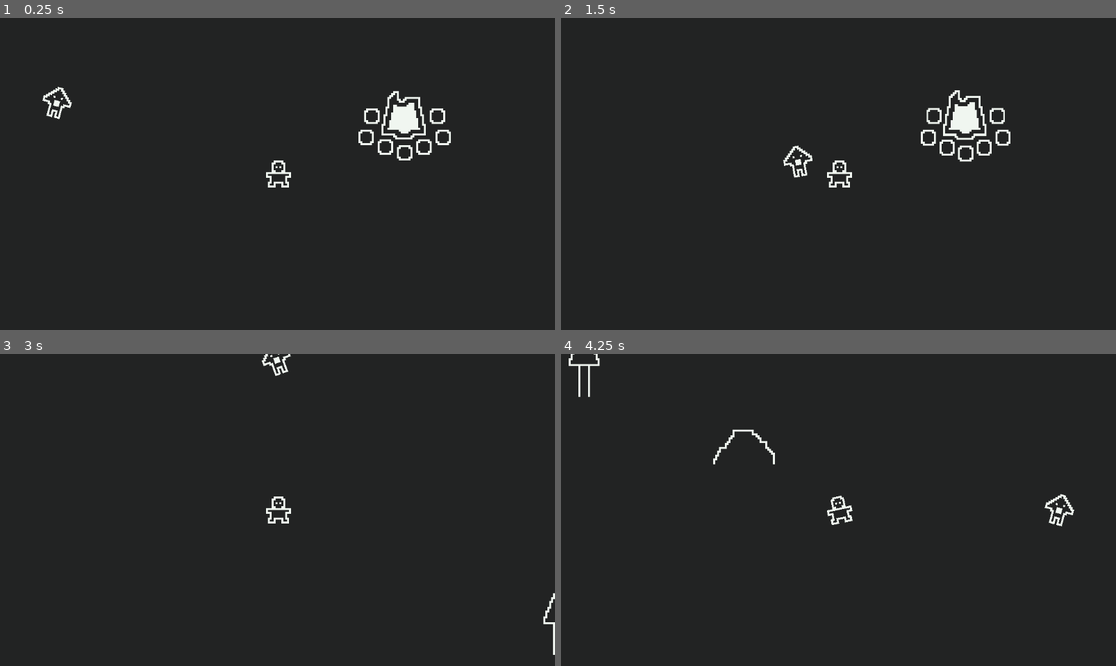
Above: before the commit, frames 1-4 (two rows, left to right).
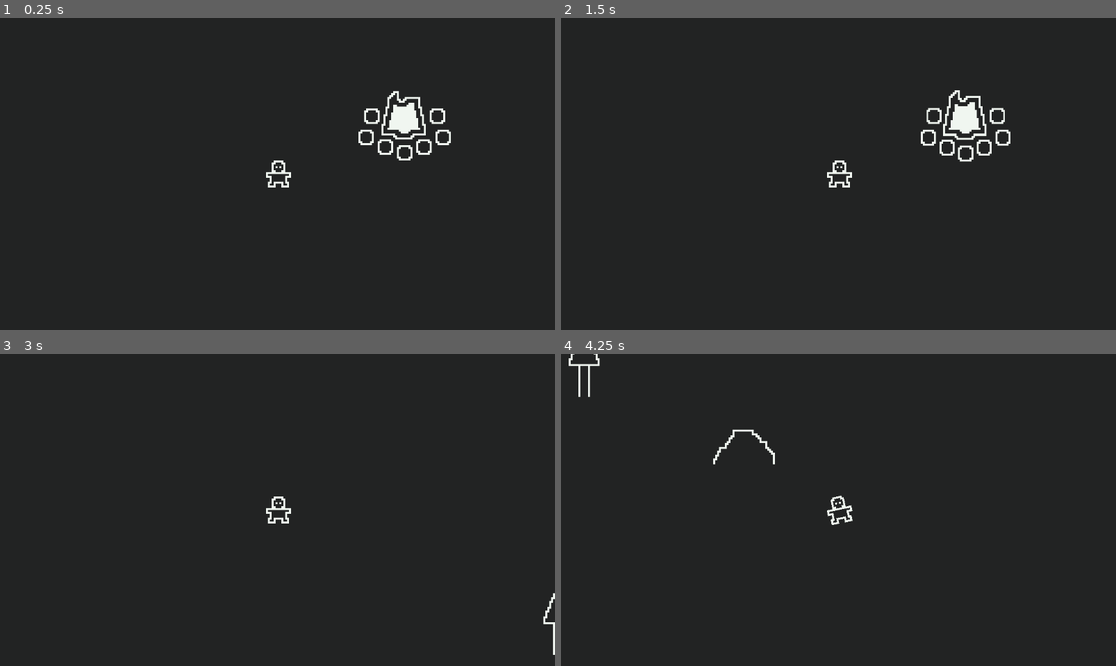
Above: after the commit, the same moments.

Repository: ArthurNaue/survival
Game: Godot game, scene res://scenes/world/root/world.tscn
Same seed, same stepped clock (60 frames per second), same inputs: the game is played once before the commit and once after it.
Inputs (mouse positions are in pixels of both pictures, inside the frame that each line leads up to):
- Up to frame 1 (0.25 s): no input
- Up to frame 2 (1.5 s): move the mouse to (960, 158) at 0.52 s; tap E (E) at 0.6 s; tap R (R) at 0.8, 1.35 s; move the mouse to (727, 189) at 1.27 s
- Up to frame 3 (3 s): tap S (S) at 1.55 s; move the mouse to (333, 441) at 2.02 s; hold S (S) 2.03-2.78 s; tap W (W) at 2.3, 2.85 s; move the mouse to (249, 572) at 2.77 s
- Up to frame 4 (4.25 s): tap E (E) at 3.05 s; tap Enter at 3.5 s; move the mouse to (1005, 556) at 3.52 s; hold A (A) from 3.53 s (still down); tap R (R) at 3.8 s

The runs differ from the first frame. In frame 1, 0.2% of the frame differs, in the area x 7-14%, y 22-33%; in frame 2, 0.2%; in frame 3, 0.1%; in frame 4, 0.2%, in the area x 87-93%, y 44-56%.

Commit message:
fiz o inmigo spawnar por codigo

Diff:
--- a/scenes/world/root/world.tscn
+++ b/scenes/world/root/world.tscn
@@ -6,7 +6,6 @@
 [ext_resource type="Texture2D" uid="uid://cy2kk2fomrxuf" path="res://assets/images/tilemap/root/forest.png" id="3_2353t"]
 [ext_resource type="Shader" path="res://assets/shaders/adaptColorPallete/root/adaptColorPalleteShader.gdshader" id="5_0qmt5"]
 [ext_resource type="Texture2D" uid="uid://df6jn1bi6bye" path="res://assets/images/pallete/root/gameColorPallete.png" id="6_qahwo"]
-[ext_resource type="PackedScene" uid="uid://t51b3ms8d6y2" path="res://scenes/entities/enemies/enemyModel/root/enemyModel.tscn" id="7_inyrw"]
 
 [sub_resource type="ShaderMaterial" id="ShaderMaterial_ad4y0"]
 shader = ExtResource("5_0qmt5")
@@ -77,9 +76,6 @@
 [node name="player" parent="navRegion/entities" instance=ExtResource("1_orl44")]
 position = Vector2(416, 494)
 
-[node name="enemyModel" parent="navRegion/entities" instance=ExtResource("7_inyrw")]
-position = Vector2(302, 457)
-
 [node name="sounds" type="Node2D" parent="."]
 
 [connection signal="timeout" from="navRegion/resourceObjects/spawnResourceObjectTimer" to="." method="_on_spawn_resource_object_timer_timeout"]
--- a/scripts/components/navAgentComponent/root/navAgentComponent.gd
+++ b/scripts/components/navAgentComponent/root/navAgentComponent.gd
@@ -3,7 +3,7 @@
 
 #variaveis onready
 @export var parent: CharacterBody2D
-@onready var player = PlayerManager.get_player()
+@onready var campfire = WorldManager.get_world().get_node("navRegion").get_node("campfire")
 
 #variaveis
 var cooldown := 0.5
@@ -23,8 +23,8 @@
 #funcao de definir o caminho
 func make_path() -> void:
 	bake_region()
-	if player != null:
+	if campfire != null:
 		#define a posicao do player
-		target_position = player.global_position
+		target_position = campfire.global_position
 	#reinicia o cooldown
 	cooldown = 0.5
--- a/scripts/managers/worldManager/root/worldManager.gd
+++ b/scripts/managers/worldManager/root/worldManager.gd
@@ -47,6 +47,11 @@
 	get_world().add_child(particle)
 	particle.emitting = true
 
+func spawn_enemy(enemyScene: PackedScene, desiredPosition: Vector2) -> void:
+	var enemy = enemyScene.instantiate() as EnemiesClass
+	enemy.global_position = desiredPosition
+	get_world().add_child(enemy)
+
 func get_nav_region() -> NavigationRegion2D:
 	return get_world().get_node("navRegion")
 
--- a/scripts/world/root/world.gd
+++ b/scripts/world/root/world.gd
@@ -5,6 +5,17 @@
 @export var entities: Node2D
 @export var forceColorPalleteShader: ColorRect
 
+enum enemiesType {
+	triangle
+}
+
+var enemies = {
+	enemiesType.triangle: load("res://scenes/entities/enemies/enemyModel/root/enemyModel.tscn")
+}
+
+func _ready() -> void:
+	WorldManager.spawn_enemy(enemies[enemiesType.triangle], Vector2(100, 100))
+
 func _process(_delta: float) -> void:
 	forceColorPalleteShader.global_position.x = PlayerManager.get_player().global_position.x - 576
 	forceColorPalleteShader.global_position.y = PlayerManager.get_player().global_position.y - 324
Not shown: 1 places in scenes/world/root/world.tscn that only renumber resources
